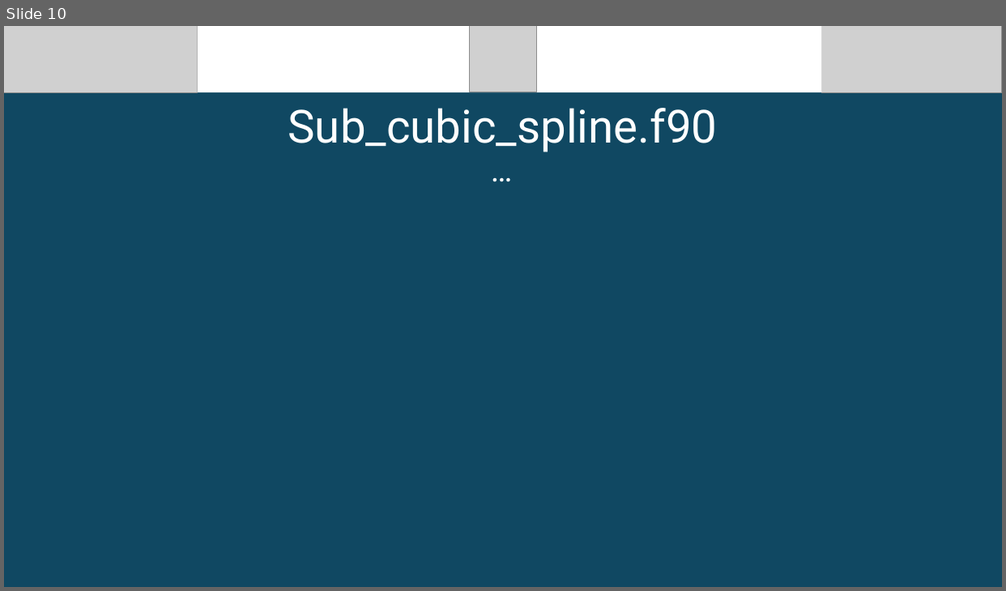
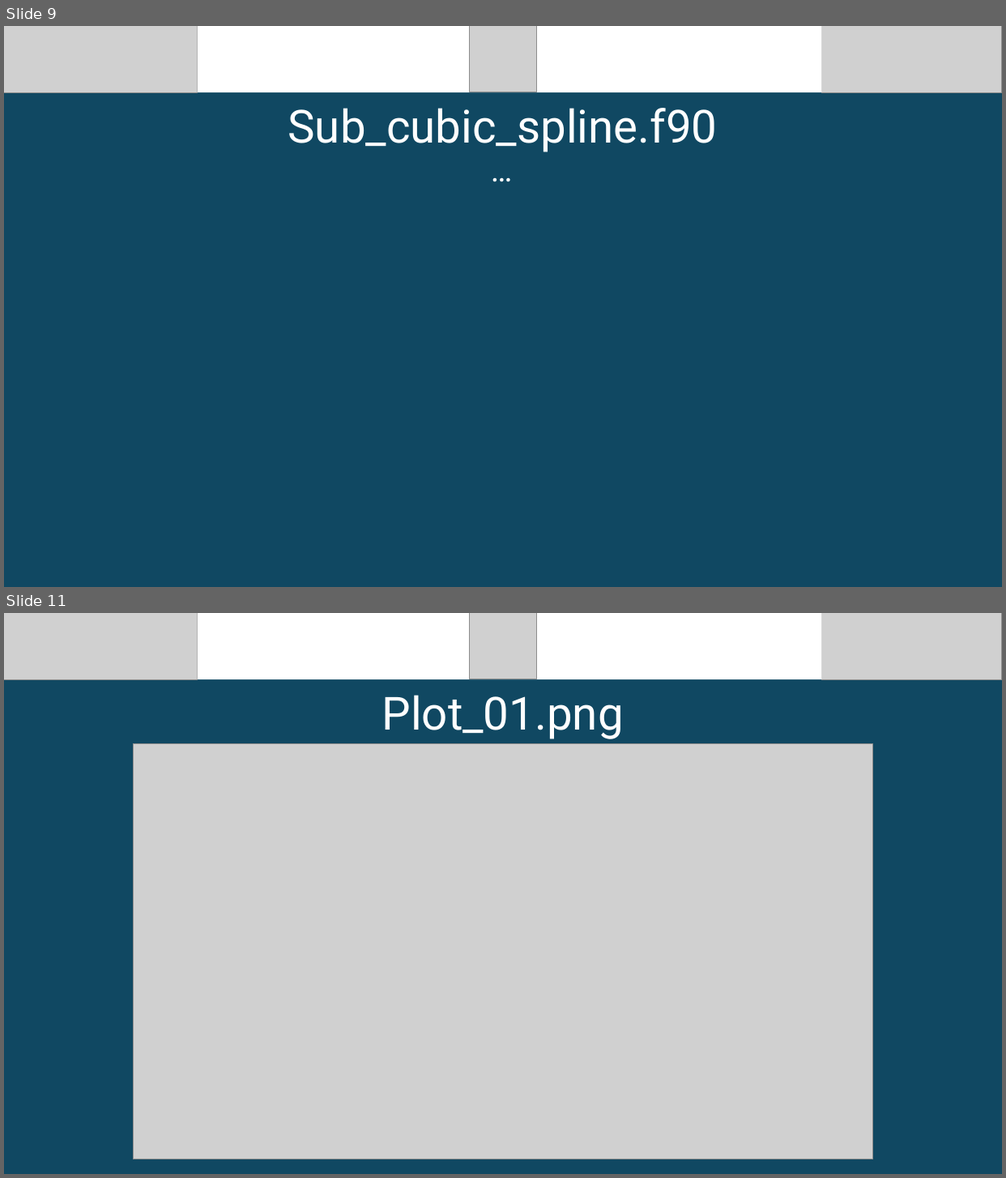
Before and after one commit to bornesko/Numerical_Methods, a slide deck: Defence.pptx. Shown one above the other, each under a label of ours: slide 10 before the commit, slides 9 and 11 after it; the slides between them are not shown. The pictures are 1006x591 and 1006x1178 pixels, drawn with LibreOffice and Linux fonts; fonts in the diff are those of the drawing; grey boxes stand for pictures. Boxes give left, top, right and bottom in pixels: in the first picture for what was removed or moved away, otherwise in the second. Text is boxed around its words. In the diff, an @@ line names an element or a change of style, - is before the commit and + after.

```diff
--- a/Defence.pptx
+++ b/Defence.pptx
@@ slide 11 added at box(4, 613, 1002, 1174), background #104862 @@
@@ picture added at box(4, 613, 197, 679) @@
@@ rectangle added at box(197, 613, 821, 679), fill #FFFFFF @@
@@ picture added at box(470, 613, 536, 679) @@
@@ picture added at box(822, 613, 1002, 679) @@
@@ text added at box(382, 695, 624, 739), 44 pt, text #FFFFFF @@
+Plot_01.png
@@ picture added at box(134, 744, 873, 1161) @@
@@ what was slide 10 is now slide 9 @@
```
Also in this commit, not shown: 5 slides changed, 2 other slides added, 1 slide removed, 14 other files.
